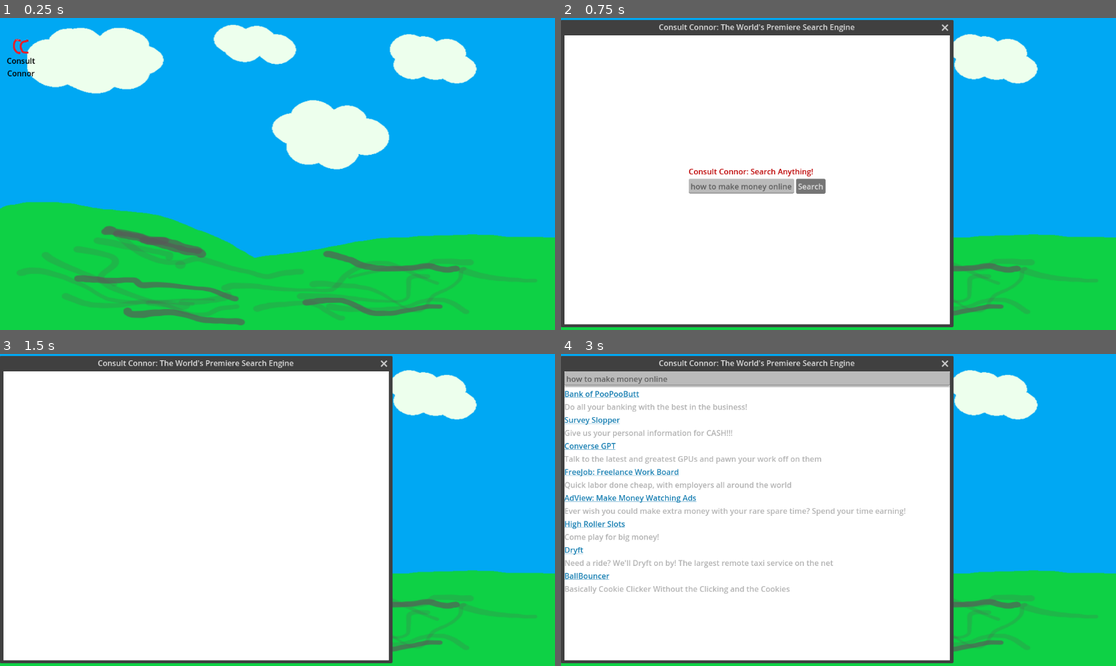
Above: before the commit, frames 1-4 (two rows, left to right).
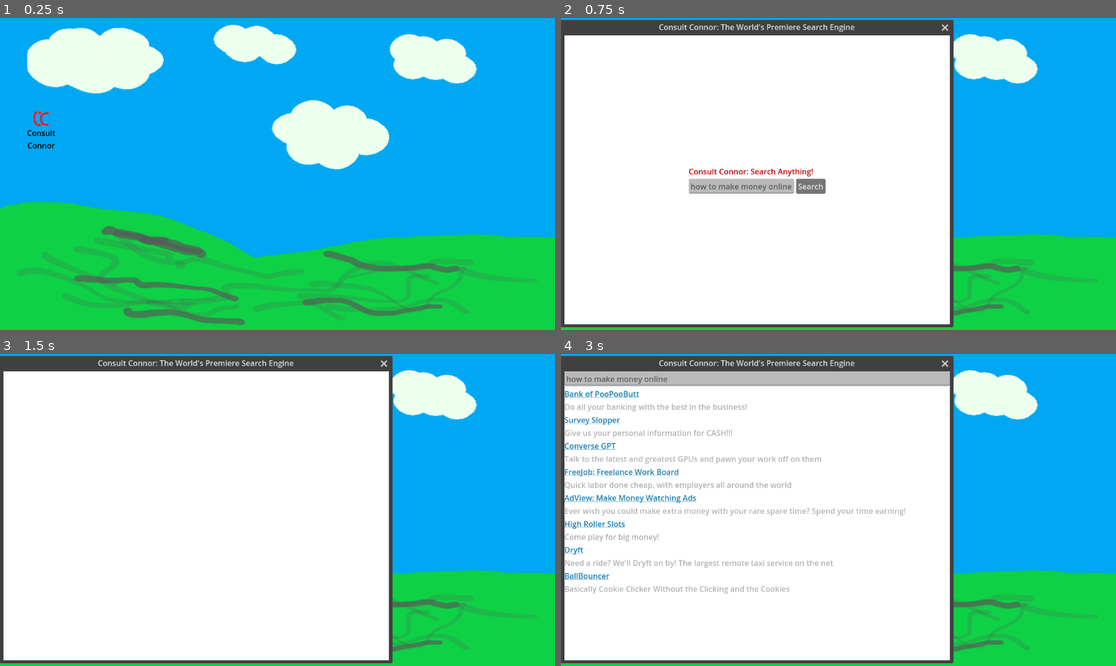
Above: after the commit, the same moments.

Repository: zsmitty2020/SSUFamJam25
Game: Godot game, scene res://Desktop/desktop.tscn
Same seed, same stepped clock (60 frames per second), same inputs: the game is played once before the commit and once after it. The engine's default icon, where the game draws it, is replaced by a stand-in: a white triangle on a blue panel in a dark square.
Inputs:
- Up to frame 1 (0.25 s): no input
- Up to frame 2 (0.75 s): click "Consult Connor" at 0.5 s
- Up to frame 3 (1.5 s): click "Search" at 1.25 s
- Up to frame 4 (3 s): click "Consult Connor" at 2 s; click "Consult Connor" at 2.75 s

The runs differ from the first frame. In frame 1, 0.3% of the frame differs, in the area x 1-11%, y 6-42%; in frame 2, nothing differs; in frame 3, nothing differs; in frame 4, 0.3%.

Commit message:
desktop fits to screen
desktop fits to screen to avoid letterboxing

Diff:
--- /dev/null
+++ b/ssu-fam-jam-game-godot-project/Desktop/desktop.gd
@@ -0,0 +1,17 @@
+extends TextureRect
+
+
+# Called when the node enters the scene tree for the first time.
+func _ready() -> void:
+	get_tree().root.size_changed.connect(_on_viewport_size_changed)
+	_on_viewport_size_changed()
+
+
+# Called every frame. 'delta' is the elapsed time since the previous frame.
+func _process(delta: float) -> void:
+	pass
+
+func _on_viewport_size_changed():
+	var viewport_size = get_tree().root.size
+	set_size(viewport_size)
+	print("thing")
--- a/ssu-fam-jam-game-godot-project/Desktop/desktop.tscn
+++ b/ssu-fam-jam-game-godot-project/Desktop/desktop.tscn
@@ -1,6 +1,7 @@
-[gd_scene load_steps=5 format=3 uid="uid://bhpxu325vkobw"]
+[gd_scene load_steps=6 format=3 uid="uid://bhpxu325vkobw"]
 
 [ext_resource type="Texture2D" uid="uid://c704nmwmiwsf5" path="res://Desktop/Background.png" id="1_d8c33"]
+[ext_resource type="Script" uid="uid://4ys4qskdne78" path="res://Desktop/desktop.gd" id="2_kfh0y"]
 [ext_resource type="PackedScene" uid="uid://dgmi3cmk7hye3" path="res://Desktop/desktop_icons.tscn" id="2_shxmn"]
 [ext_resource type="PackedScene" uid="uid://dfp36yjnfafbp" path="res://Windows/Search/search_window.tscn" id="3_vxohe"]
 [ext_resource type="Texture2D" uid="uid://d0cen2x05xo0t" path="res://Desktop/ConsultConnorImage.png" id="4_kfh0y"]
@@ -12,13 +13,14 @@
 grow_horizontal = 2
 grow_vertical = 2
 texture = ExtResource("1_d8c33")
+script = ExtResource("2_kfh0y")
 
 [node name="icon" parent="." instance=ExtResource("2_shxmn")]
-layout_mode = 0
-offset_left = 27.0
-offset_top = 43.0
-offset_right = 59.0
-offset_bottom = 75.0
+layout_mode = 1
+offset_left = 69.0
+offset_top = 193.0
+offset_right = 101.0
+offset_bottom = 225.0
 link = ExtResource("3_vxohe")
 image = ExtResource("4_kfh0y")
 label = "Consult Connor"
--- a/ssu-fam-jam-game-godot-project/Windows/Search/search_window.gd
+++ b/ssu-fam-jam-game-godot-project/Windows/Search/search_window.gd
@@ -34,9 +34,9 @@
 		GlobalData.open_tabs.append("converse")
 
 
-func _on_freejob_meta_clicked(_meta: Variant) -> void:
-	if GlobalData.open_tabs.find("freejob")==-1:
-		var temp = preload("res://Windows/FreeJob/freejob_window.tscn").instantiate()
+func _on_dryft_meta_clicked(meta: Variant) -> void:
+	if GlobalData.open_tabs.find("dryft")==-1:
+		var temp = preload("res://Windows/UberGame/uber_game.tscn").instantiate()
 		get_tree().get_root().add_child(temp)
 		GlobalData.open_tabs.append("freejob")
 
@@ -54,14 +54,6 @@
 		get_tree().get_root().add_child(temp)
 		GlobalData.open_tabs.append("slotsgambling")
 
-
-func _on_dryft_meta_clicked(_meta: Variant) -> void:
-	if GlobalData.open_tabs.find("dryft")==-1:
-		var temp = preload("res://Windows/UberGame/uber_game.tscn").instantiate()
-		get_tree().get_root().add_child(temp)
-		GlobalData.open_tabs.append("dryft")
-
-
 func _on_ball_bouncer_meta_clicked(meta: Variant) -> void:
 	if GlobalData.open_tabs.find("ballbouncer")==-1:
 		var temp = preload("res://Windows/Ball_Bouncer/Ball_Bouncer.tscn").instantiate()
Not shown, added: ssu-fam-jam-game-godot-project/Desktop/desktop.gd.uid
